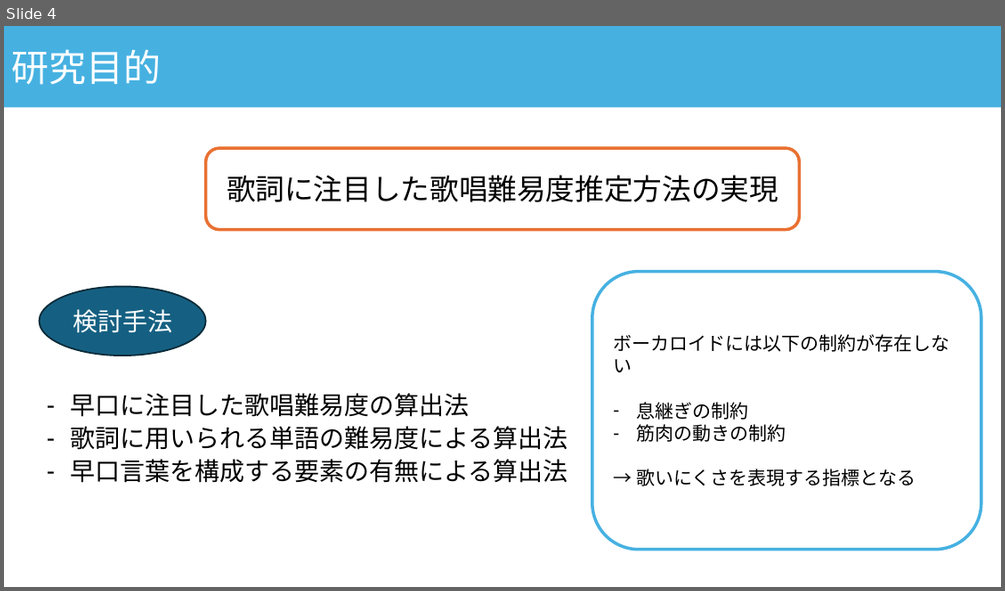
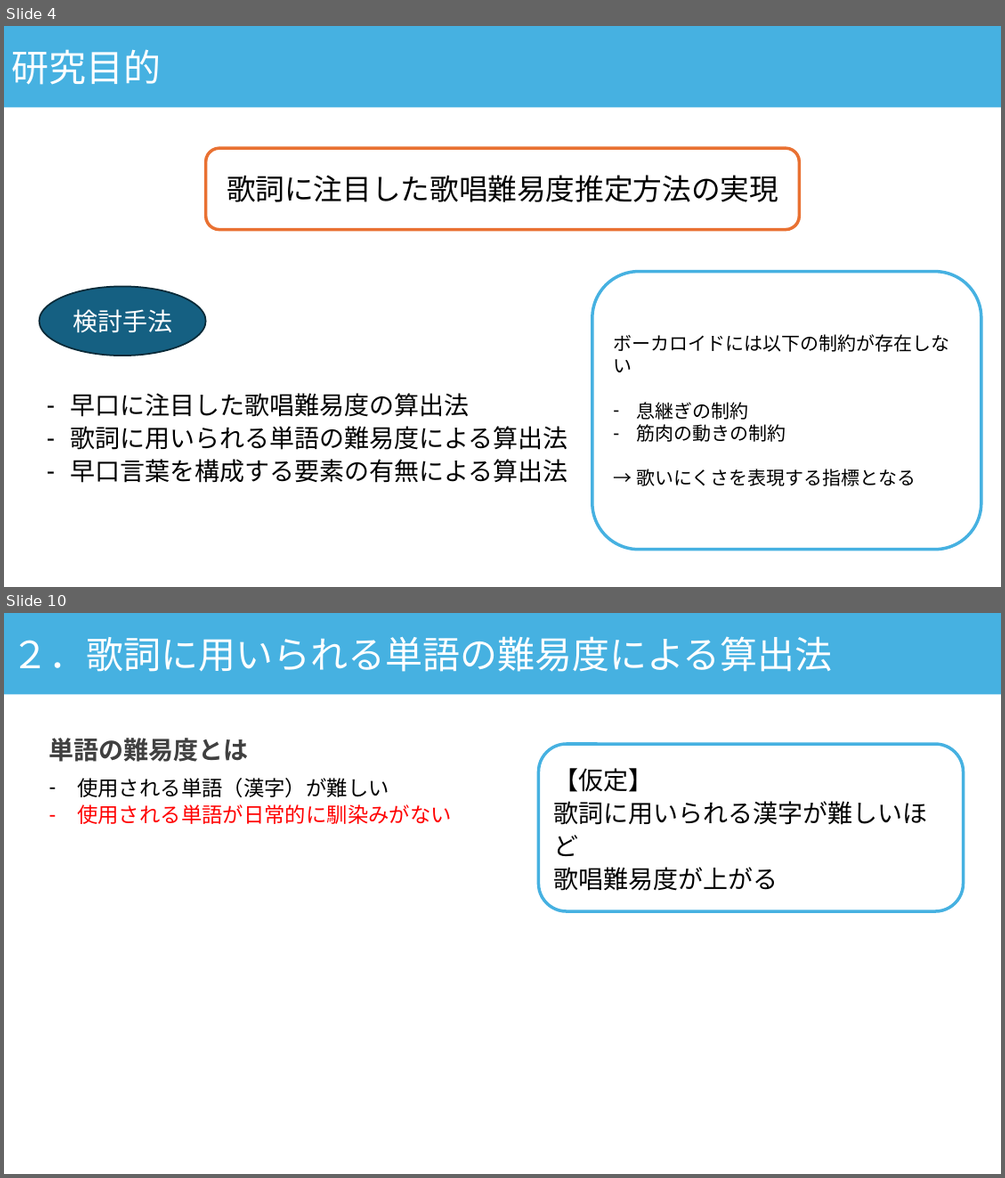
Before and after one commit to asn407/20241221, a slide deck: 年末発表.pptx. Shown one above the other, each under a label of ours: slide 4 before the commit, slides 4 and 10 after it; the slides between them are not shown. The pictures are 1005x591 and 1005x1178 pixels, drawn with LibreOffice and Linux fonts; fonts in the diff are those of the drawing. Boxes give left, top, right and bottom in pixels: in the first picture for what was removed or moved away, otherwise in the second. Text is boxed around its words. In the diff, an @@ line names an element or a change of style, - is before the commit and + after.

Commit message:
docs: 漢字による歌唱難易度推定のスライド作成

```diff
--- a/年末発表.pptx
+++ b/年末発表.pptx
@@ slide 10 added at [4,613,1001,1174], background #FFFFFF @@
@@ rectangle added at [4,613,1001,695], fill #46B1E1, 36 pt, text #FFFFFF @@
+２．歌詞に用いられる単語の難易度による算出法
@@ text added at [49,738,249,762], 24 pt, text #404040, bold @@
+単語の難易度とは
@@ rounded rectangle added at [539,744,963,911], outline #46B1E1 3 pt, 24 pt, text #000000 @@
+【仮定】
+歌詞に用いられる漢字が難しいほど
+歌唱難易度が上がる
@@ text added at [77,778,452,824], 20 pt, text #FF0000 @@
+– 使用される単語（漢字）が難しい
+– 使用される単語が日常的に馴染みがない
```
Also in this commit, not shown: 1 slide changed, 5 other slides added, 1 other file.
